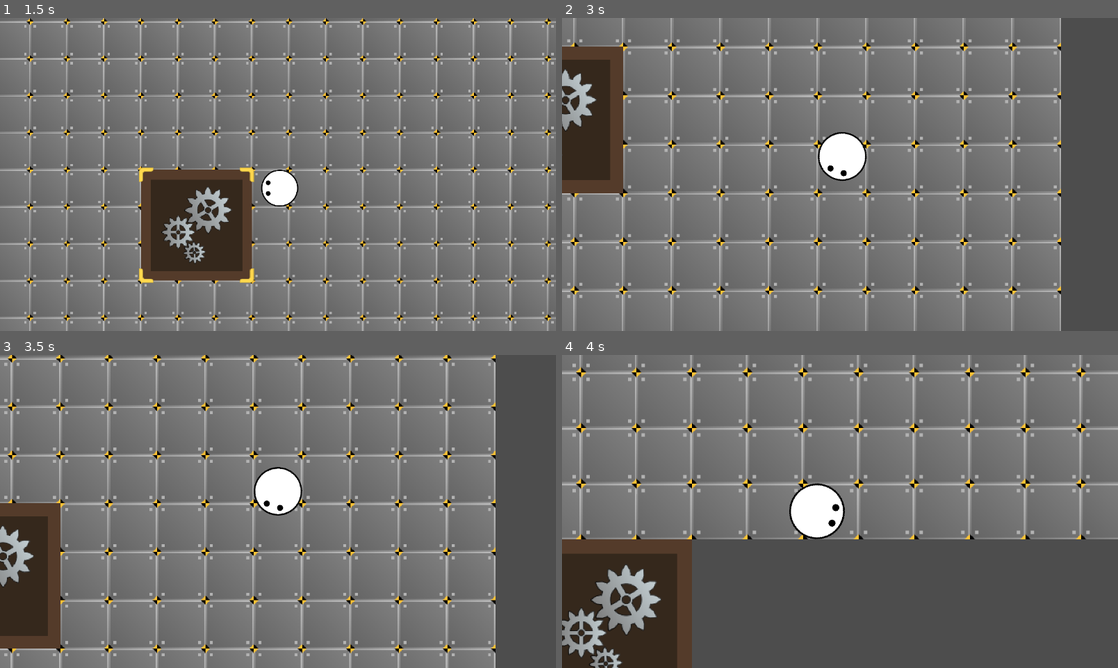
Above: before the commit, frames 1-4 (two rows, left to right).
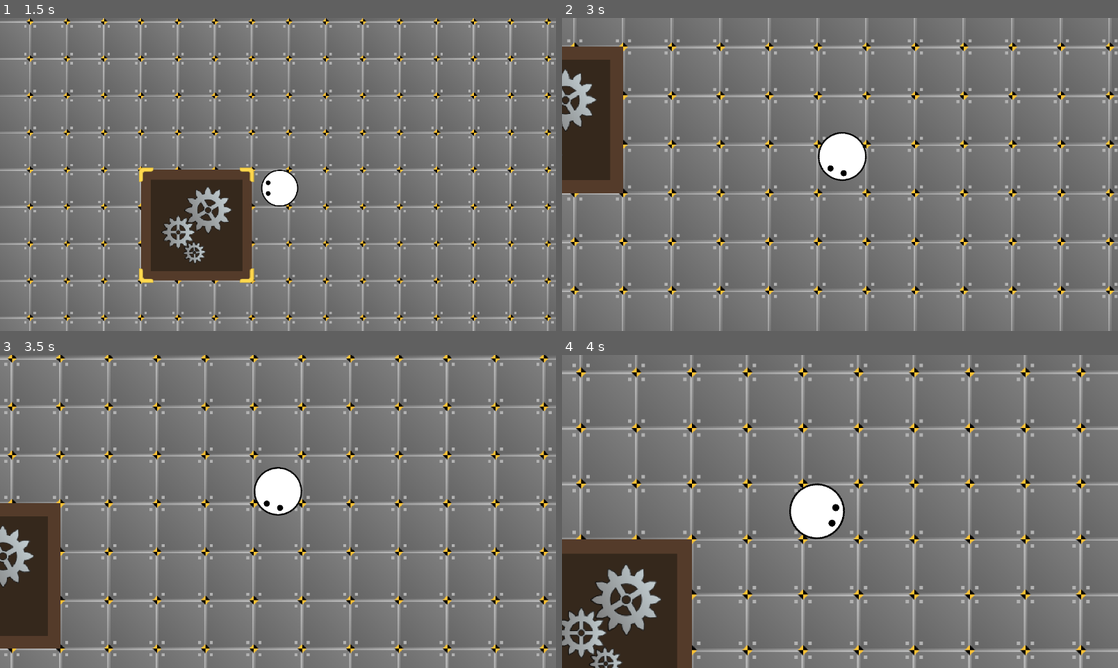
Above: after the commit, the same moments.

Repository: TrueSunGaming/industrial-revolution-proto-3
Game: Godot game, scene res://scenes/main/Main.tscn
The game is run twice, just before and just after one commit, with the same random seed, the same clock (stepped at 60 frames per second) and the same inputs.
Inputs (mouse positions are in pixels of both pictures, inside the frame that each line leads up to):
- Up to frame 1 (1.5 s): move the mouse to (400, 158) at 0.52 s; hold D (move_right) 0.53-1.28 s; hold Mouse wheel up (zoom_in) 0.53-1.28 s; move the mouse to (166, 190) at 1.27 s; hold S (move_down) from 1.28 s (still down); tap Mouse wheel down (zoom_out) at 1.35 s
- Up to frame 2 (3 s): move the mouse to (895, 105) at 2.02 s; release S (move_down) at 2.03 s; hold D (move_right) 2.03-2.78 s; hold Mouse wheel up (zoom_in) 2.03-2.78 s; move the mouse to (812, 237) at 2.77 s; hold W (move_up) from 2.78 s (still down); tap Mouse wheel down (zoom_out) at 2.85 s
- Up to frame 3 (3.5 s): keep holding W (move_up)
- Up to frame 4 (4 s): move the mouse to (1006, 558) at 3.52 s; release W (move_up) at 3.53 s; hold A (move_left) from 3.53 s (still down); hold Mouse wheel up (zoom_in) from 3.53 s (still down)

Frame 1 is identical in both runs. In frame 2, 10% of the frame differs, in the area x 89-100%, y 0-100%; in frame 3, 11%; in frame 4, 31%, in the area x 13-100%, y 3-100%.

Commit message:
fix: tiled bg disappears if zoomed in

Diff:
--- a/scripts/effects/TiledBackground.gd
+++ b/scripts/effects/TiledBackground.gd
@@ -11,7 +11,7 @@
 	if not sprite: return
 
 	var camera := get_viewport().get_camera_2d()
-	var vp_size := get_viewport_rect().size / (camera.zoom if camera else Vector2(1, 1))
+	var vp_size := get_viewport_rect().size / (camera.zoom.minf(1) if camera else Vector2(1, 1))
 	var sprite_size := sprite.texture.get_size()
 	var size: Vector2 = sprite_size * ceil(vp_size / sprite_size)
 
